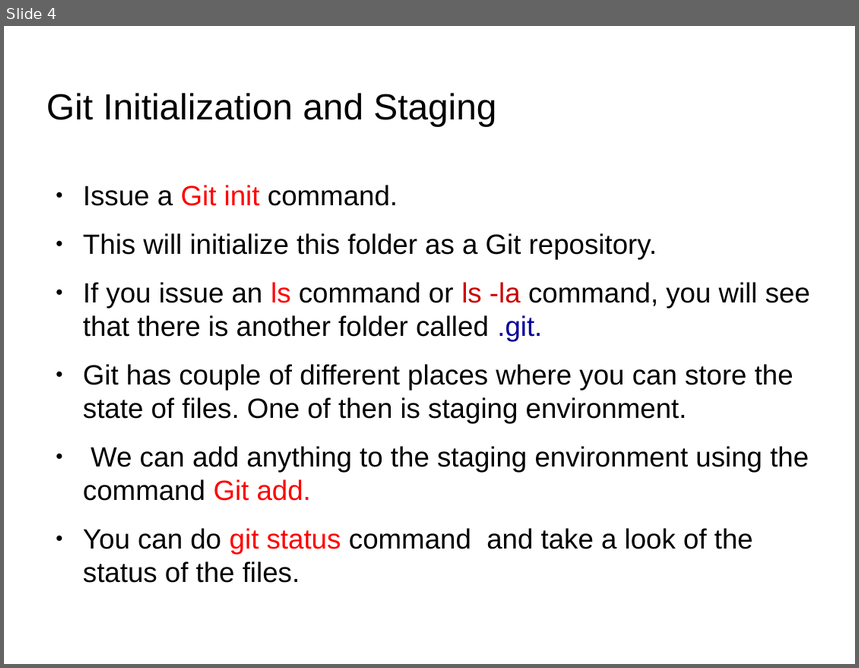
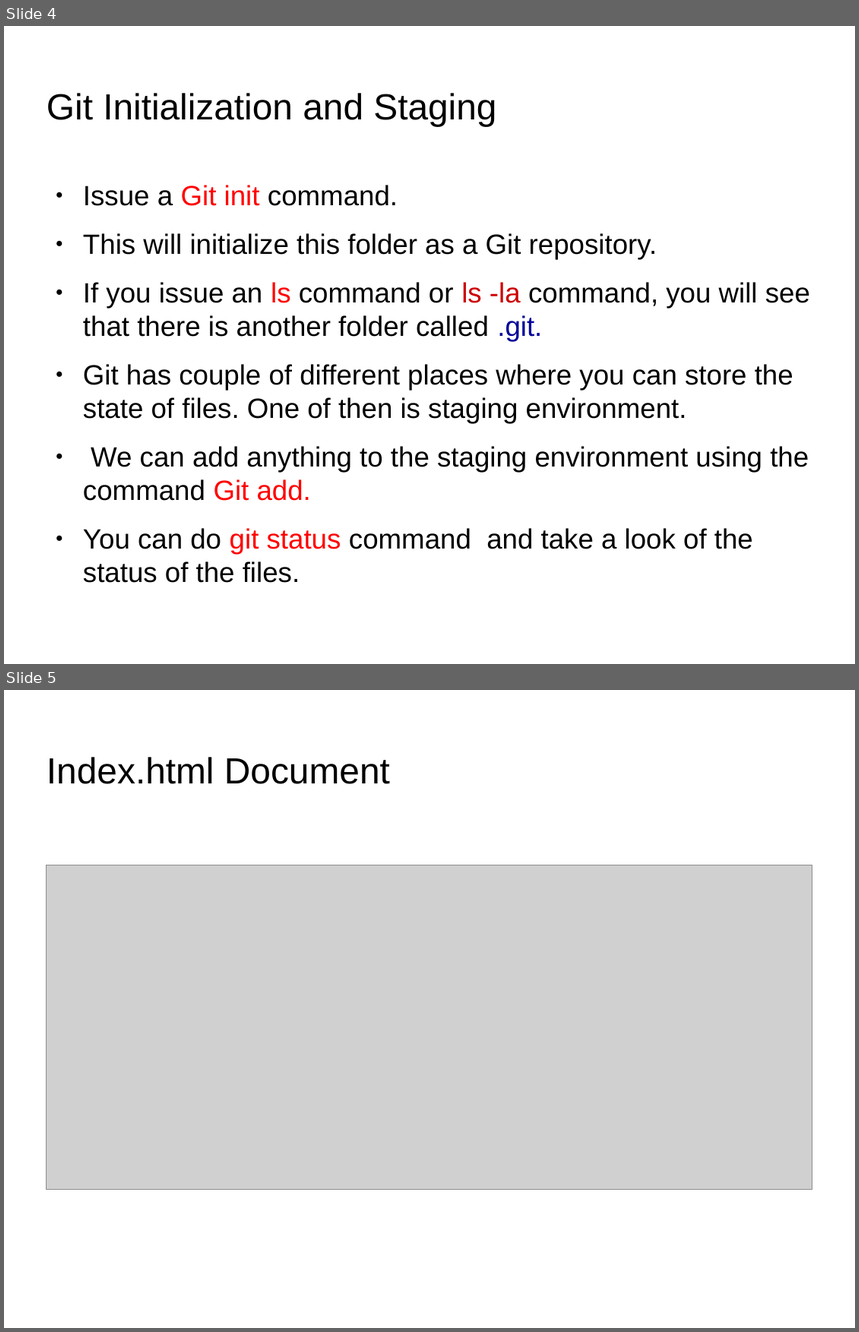
Before and after one commit to anumsh/Learning-Git-and-Github, a slide deck: git_and_GitHub.odp. Shown one above the other, each under a label of ours: slide 4 before the commit, slides 4 and 5 after it. The pictures are 859x668 and 859x1332 pixels, drawn with LibreOffice and Linux fonts; fonts in the diff are those of the drawing; grey boxes stand for pictures; background and template pictures are left out. Boxes give left, top, right and bottom in pixels: in the first picture for what was removed or moved away, otherwise in the second. Text is boxed around its words. In the diff, an @@ line names an element or a change of style, - is before the commit and + after.

```diff
--- a/git_and_GitHub.odp
+++ b/git_and_GitHub.odp
@@ slide 5 added at (4, 690, 855, 1328), background picture (left out) @@
@@ title added at (47, 757, 390, 784), 33.9 pt, text #000000 @@
+Index.html Document
@@ picture added at (47, 865, 813, 1189) @@
```
Also in this commit, not shown: 1 slide changed, 1 other slide added.
